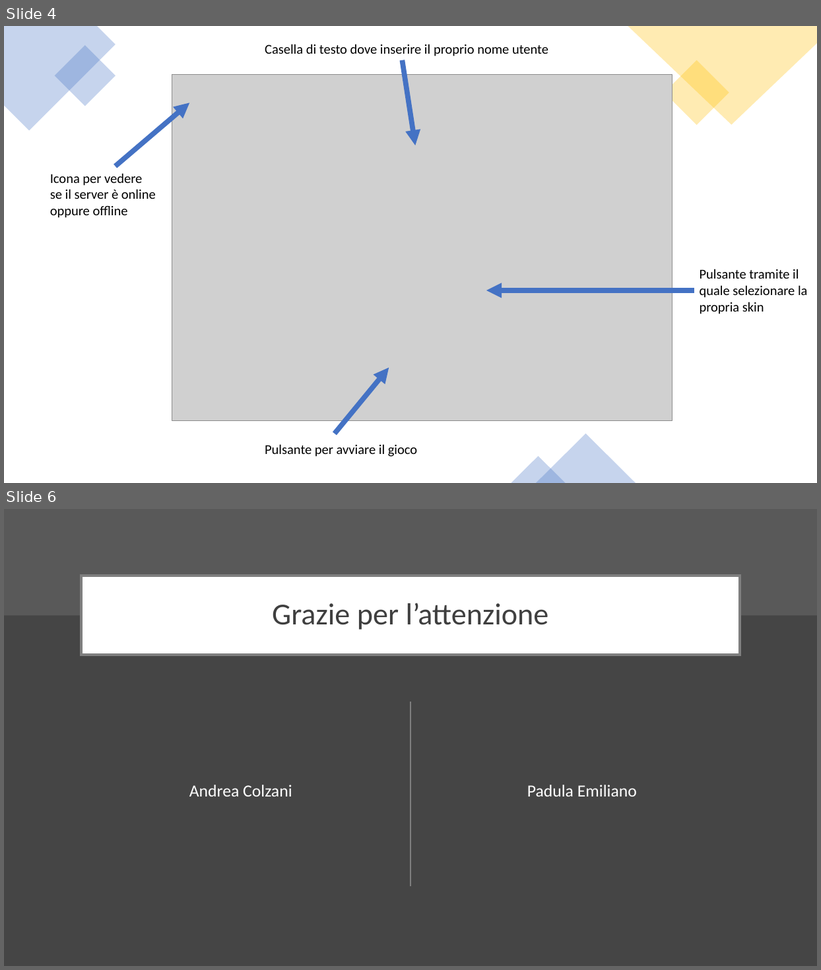
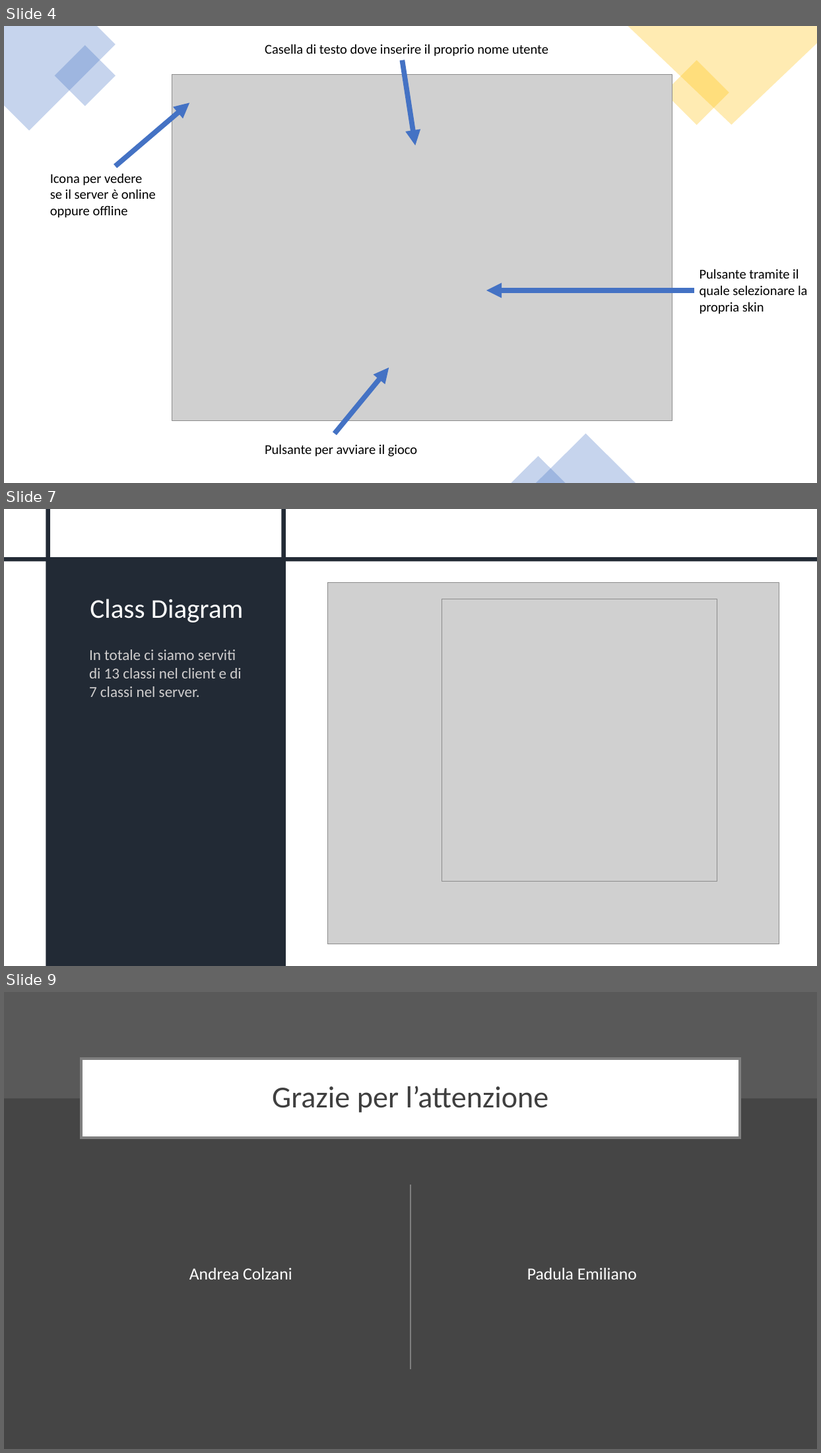
Before and after one commit to Padu360/Duel2D, a slide deck: docs/slides/powerpoint.pptx. Shown one above the other, each under a label of ours: slides 4 and 6 before the commit, slides 4, 7 and 9 after it; the slides between them are not shown. The pictures are 821x970 and 821x1453 pixels, drawn with LibreOffice and Linux fonts; fonts in the diff are those of the drawing; grey boxes stand for pictures. Boxes give left, top, right and bottom in pixels: in the first picture for what was removed or moved away, otherwise in the second. Text is boxed around its words. In the diff, an @@ line names an element or a change of style, - is before the commit and + after.

```diff
--- a/docs/slides/powerpoint.pptx
+++ b/docs/slides/powerpoint.pptx
@@ slide 7 added at (4,509,817,966), background #FFFFFF @@
@@ rectangle added at (46,509,50,966), fill #222A35 @@
@@ rectangle added at (281,509,286,966), fill #222A35 @@
@@ rectangle added at (4,557,817,561), fill #222A35 @@
@@ rectangle added at (48,561,286,966), fill #222A35 @@
@@ picture added at (327,582,780,945) @@
@@ title added at (90,599,244,623), 32 pt, text #FFFFFF @@
+Class Diagram
@@ picture added at (442,599,717,882) @@
@@ text added at (89,650,241,697), 18 pt, text #D0CECE @@
+In totale ci siamo serviti di 13 classi nel client e di 7 classi nel server.
@@ what was slide 6 is now slide 9 @@
```
Also in this commit, not shown: 2 slides changed, 2 other slides added.
